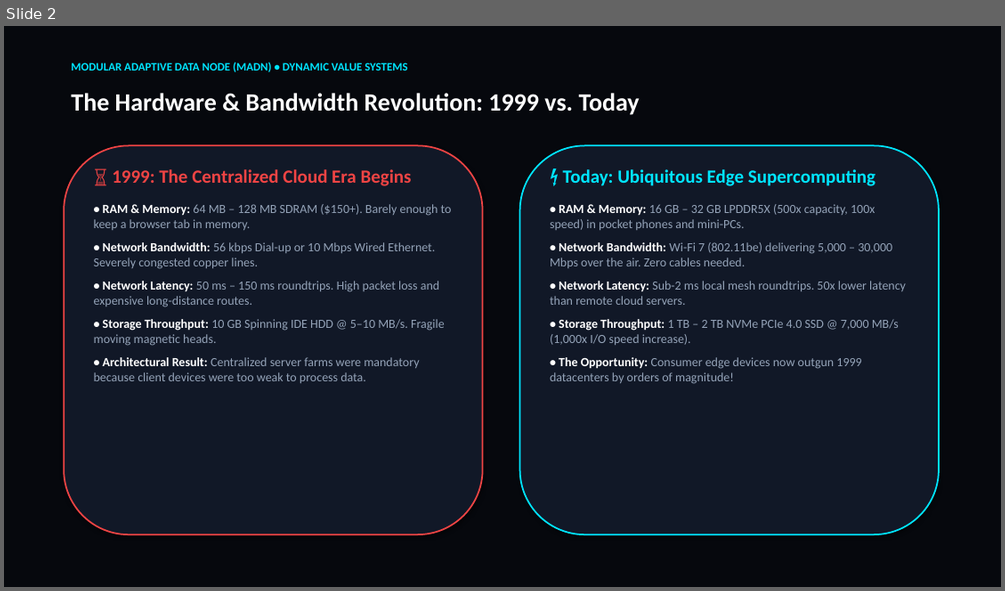
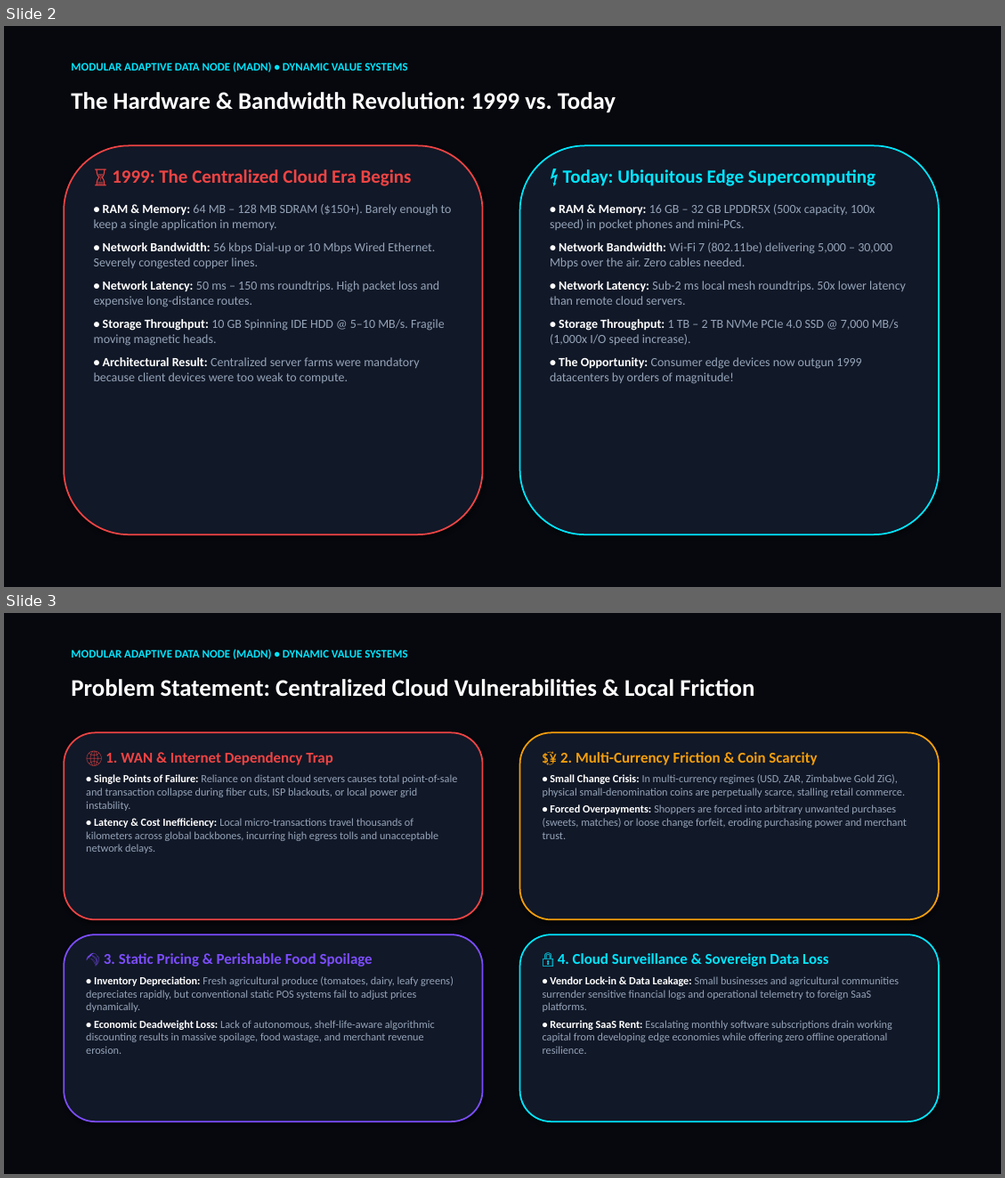
Before and after one commit to pmd742omni/2026-02-15-Sun-2055-Modular-Adaptive-Data-Node--MAD---Node--for-Dynamic-Value-Systems, a slide deck: 01_Documentation_and_Thesis/MADN_Dynamic_Value_Systems_Presentation.pptx. Shown one above the other, each under a label of ours: slide 2 before the commit, slides 2 and 3 after it. The pictures are 1005x591 and 1005x1178 pixels, drawn with LibreOffice and Linux fonts; fonts in the diff are those of the drawing. Boxes give left, top, right and bottom in pixels: in the first picture for what was removed or moved away, otherwise in the second. Text is boxed around its words. In the diff, an @@ line names an element or a change of style, - is before the commit and + after.

Commit message:
2026-08-26 Wed 1440: Add Problem Statement, Research Objectives, and System Block Diagram to MADN Presentation (Ukukhulisa 1.19.21)

```diff
--- a/01_Documentation_and_Thesis/MADN_Dynamic_Value_Systems_Presentation.pptx
+++ b/01_Documentation_and_Thesis/MADN_Dynamic_Value_Systems_Presentation.pptx
@@ slide 3 added at [4, 613, 1001, 1174], background #06080D @@
@@ text added at [71, 649, 407, 659], 11 pt, text #00E5FF, bold @@
+MODULAR ADAPTIVE DATA NODE (MADN) • DYNAMIC VALUE SYSTEMS
@@ text added at [71, 679, 754, 697], 23 pt, text #FFFFFF, bold @@
+Problem Statement: Centralized Cloud Vulnerabilities & Local Friction
@@ rounded rectangle added at [64, 732, 483, 919], fill #111827, outline #EF4444 1.5 pt @@
@@ rounded rectangle added at [520, 732, 938, 919], fill #111827, outline #F59E0B 1.5 pt @@
@@ text added at [86, 752, 457, 853], 10.5 pt, text #94A3B8 @@
+🌐 1. WAN & Internet Dependency Trap
+• Single Points of Failure: Reliance on distant cloud servers causes total point-of-sale and transaction collapse during fiber cuts, ISP blackouts, or local power grid instability.
+• Latency & Cost Inefficiency: Local micro-transactions travel thousands of kilometers across global backbones, incurring high egress tolls and unacceptable network delays.
@@ text added at [542, 752, 906, 839], 10.5 pt, text #94A3B8 @@
+💱 2. Multi-Currency Friction & Coin Scarcity
+• Small Change Crisis: In multi-currency regimes (USD, ZAR, Zimbabwe Gold ZiG), physical small-denomination coins are perpetually scarce, stalling retail commerce.
+• Forced Overpayments: Shoppers are forced into arbitrary unwanted purchases (sweets, matches) or loose change forfeit, eroding purchasing power and merchant trust.
@@ rounded rectangle added at [64, 934, 483, 1121], fill #111827, outline #7C4DFF 1.5 pt @@
@@ text added at [86, 953, 453, 1054], 10.5 pt, text #94A3B8 @@
+🌾 3. Static Pricing & Perishable Food Spoilage
+• Inventory Depreciation: Fresh agricultural produce (tomatoes, dairy, leafy greens) depreciates rapidly, but conventional static POS systems fail to adjust prices dynamically.
+• Economic Deadweight Loss: Lack of autonomous, shelf-life-aware algorithmic discounting results in massive spoilage, food wastage, and merchant revenue erosion.
@@ rounded rectangle added at [520, 934, 938, 1121], fill #111827, outline #00E5FF 1.5 pt @@
@@ text added at [542, 953, 898, 1054], 10.5 pt, text #94A3B8 @@
+🔒 4. Cloud Surveillance & Sovereign Data Loss
+• Vendor Lock-in & Data Leakage: Small businesses and agricultural communities surrender sensitive financial logs and operational telemetry to foreign SaaS platforms.
+• Recurring SaaS Rent: Escalating monthly software subscriptions drain working capital from developing edge economies while offering zero offline operational resilience.
@@ slide 2 changed as well @@
@@ text "The Hardware & Bandwidth Revolution: ..." at [71, 92, 615, 113]: size 24 to 23 pt @@
@@ text at [94, 204, 452, 231]: text changed @@
-• RAM & Memory: 64 MB – 128 MB SDRAM ($150+). Barely enough to keep a browser tab in memory.
+• RAM & Memory: 64 MB – 128 MB SDRAM ($150+). Barely enough to keep a single application in memory.
@@ text at [94, 357, 419, 383]: text changed @@
-• Architectural Result: Centralized server farms were mandatory because client devices were too weak to process data.
+• Architectural Result: Centralized server farms were mandatory because client devices were too weak to compute.
```
Also in this commit, not shown: 7 other slides changed, 2 other slides added, 1 slide removed, 1 other file.
